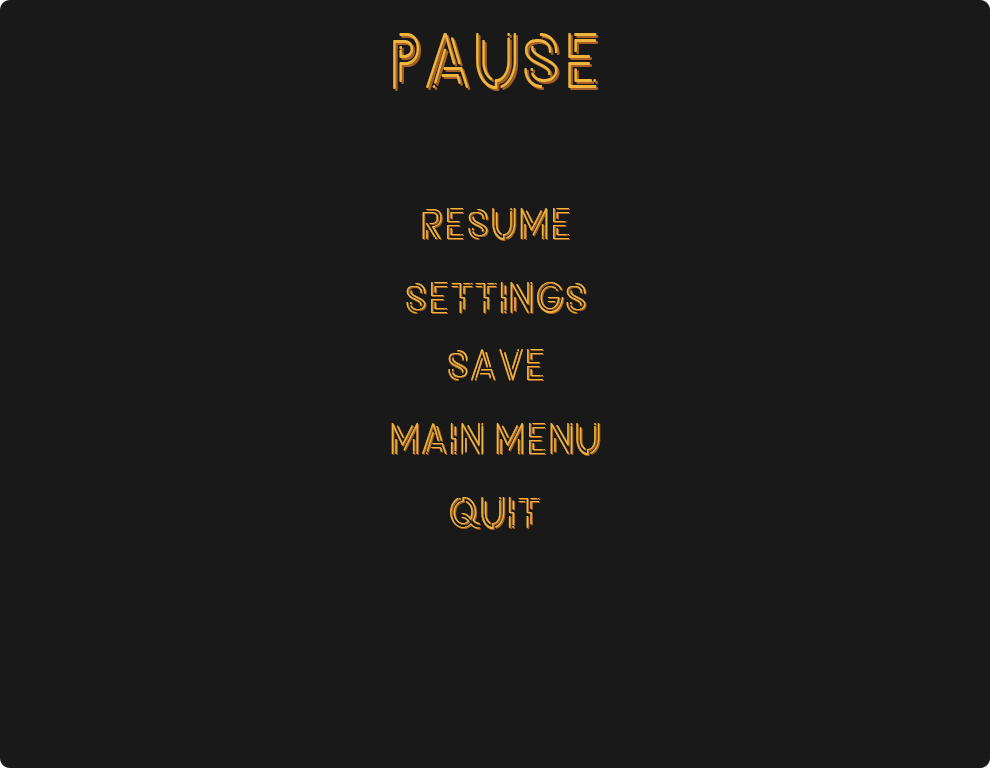
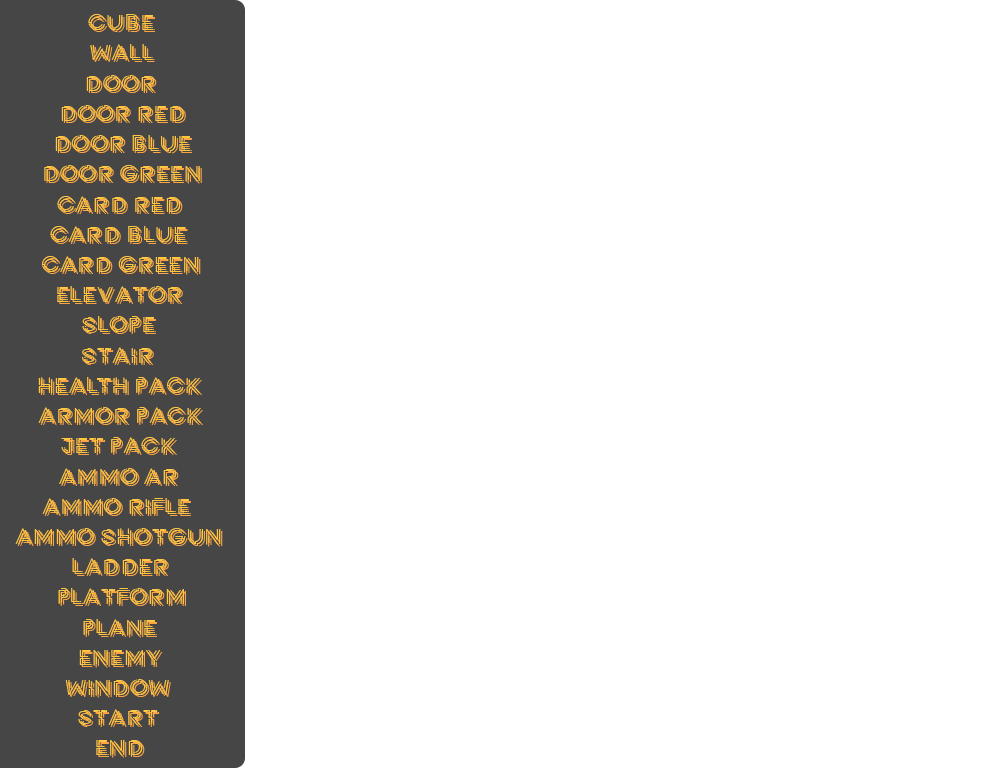
The second 990×768 image is a revision of the first. Changes to its layers:
added layer "PLATFORM" above "LADDER" over [58, 588, 184, 604]
added layer "AMMO SHOTGUN" above "AMMO RIFLE" over [15, 528, 221, 545]
added layer "AMMO RIFLE" above "AMMO AR" over [42, 498, 189, 514]
added layer "ARMOR PACK" above "HEALTH PACK" over [38, 407, 201, 423]
added layer "HEALTH PACK" above "STAIR" over [38, 377, 200, 393]
added layer "ELEVATOR" above "CARD GREEN" over [57, 286, 181, 302]
added layer "CARD GREEN" above "CARD BLUE" over [41, 256, 199, 273]
added layer "CARD BLUE" above "CARD RED" over [50, 226, 186, 243]
added layer "DOOR GREEN" above "DOOR BLUE" over [44, 165, 200, 182]
added layer "DOOR BLUE" above "DOOR RED" over [55, 135, 190, 152]
removed layer "PAUSE" (1st of 2, in "Options") from group "Options" over [393, 33, 597, 89]
removed layer "PAUSE" (2nd of 2, in "Options") from group "Options" over [395, 35, 599, 91]
removed layer "QUIT" (1st of 2, in "Options") from group "Options" over [450, 497, 540, 529]
removed layer "QUIT" (2nd of 2, in "Options") from group "Options" over [451, 498, 541, 530]
removed layer "Save" from group "Options" over [448, 349, 543, 380]
removed layer "SAVE" from group "Options" over [448, 350, 544, 381]
removed layer "SETTINGS" (1st of 2, in "Options") from group "Options" over [406, 282, 586, 313]
removed layer "SETTINGS" (2nd of 2, in "Options") from group "Options" over [407, 283, 587, 314]
removed layer "MAIN MENU" (1st of 2, in "Options") from group "Options" over [391, 423, 600, 455]
removed layer "MAIN MENU" (2nd of 2, in "Options") from group "Options" over [392, 424, 601, 456]
removed layer "RESUME" (1st of 2, in "Options") from group "Options" over [422, 208, 569, 240]
removed layer "RESUME" (2nd of 2, in "Options") from group "Options" over [423, 209, 570, 241]
"Rectangle 1": opacity 90% → 100%, painted on it over [0, 0, 990, 768]
…and 15 more changes (15 added)
